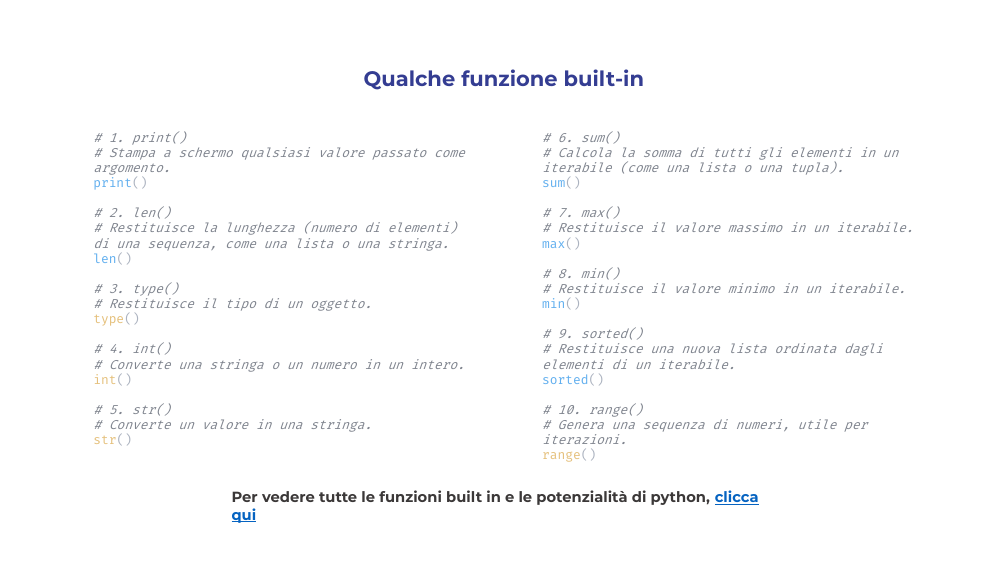
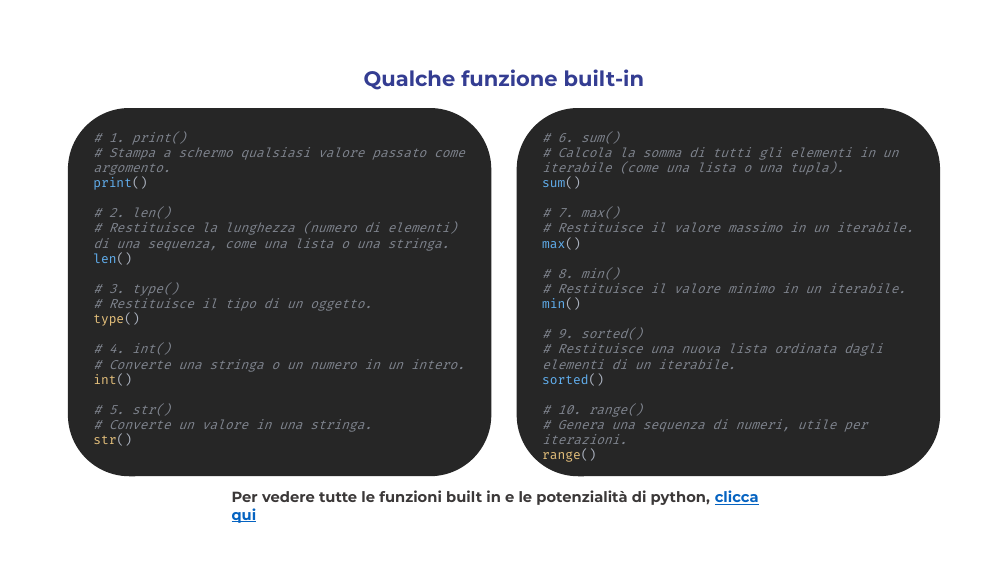
Before and after one commit to VivIngInf/CodingZERO-2024, a slide deck: slide 10 of Presentazioni/Lezione 4 - Python - Gabriele Iovino/Python - CodingZero.pptx. Drawn at 1008x567 pixels with LibreOffice and Linux fonts; fonts in the diff are those of the drawing; background and template pictures are left out. Boxes give left, top, right and bottom in pixels: in the first picture for what was removed or moved away, otherwise in the second. Text is boxed around its words. In the diff, an @@ line names an element or a change of style, - is before the commit and + after.

```diff
--- a/Presentazioni/Lezione 4 - Python - Gabriele Iovino/Python - CodingZero.pptx
+++ b/Presentazioni/Lezione 4 - Python - Gabriele Iovino/Python - CodingZero.pptx
@@ rounded rectangle "# 1. print()": place and size @@
-rounded rectangle "# 1. print()" at [93,131,465,446]
+rounded rectangle "# 1. print()" at [68,108,492,476]
@@ rounded rectangle "# 1. print()" at [68,108,492,476]: fill none to #262626 @@
@@ rounded rectangle "# 6. sum()": place and size @@
-rounded rectangle "# 6. sum()" at [542,131,913,462]
+rounded rectangle "# 6. sum()" at [516,108,940,476]
@@ rounded rectangle "# 6. sum()" at [516,108,940,476]: fill none to #262626 @@
```
Also in this commit, not shown: 8 other slides changed, 1 other file.
